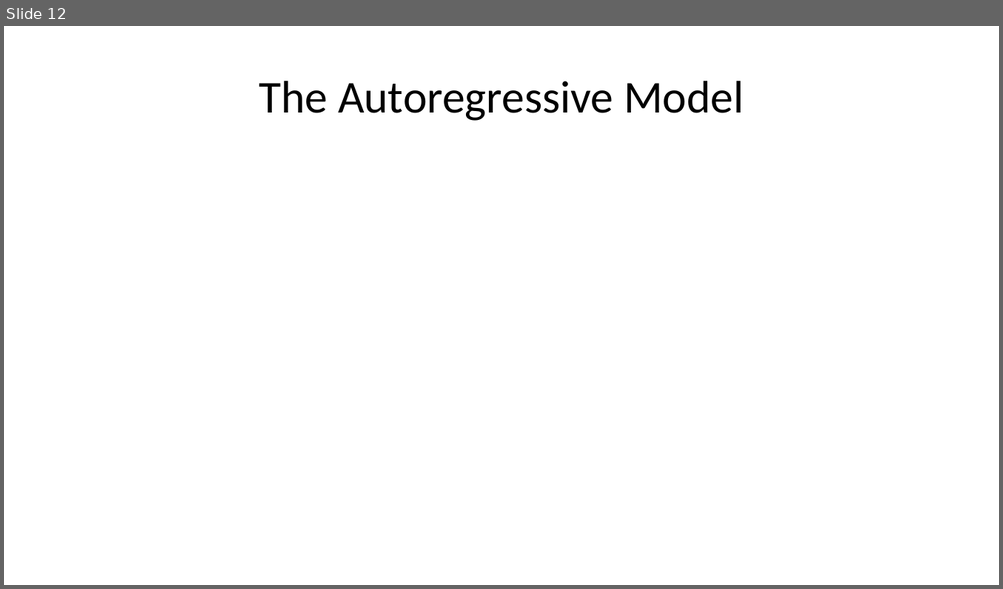
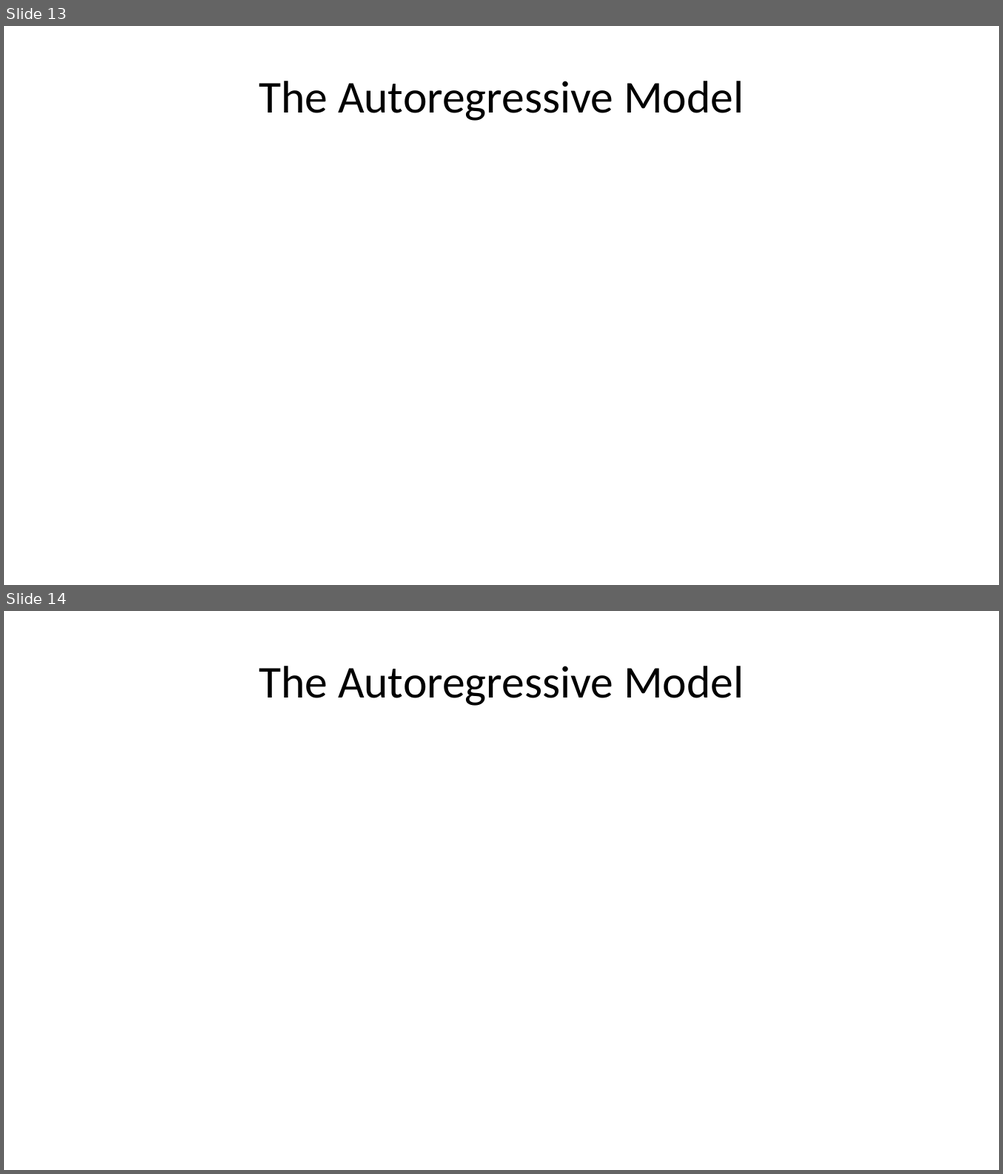
Before and after one commit to StephenElston/CSCI-E-83, a slide deck: LectureSlides/12_IntroductionToTimeSeriesForecasting.pptx. Shown one above the other, each under a label of ours: slide 12 before the commit, slides 13 and 14 after it. The pictures are 1003x589 and 1003x1174 pixels, drawn with LibreOffice and Linux fonts; fonts in the diff are those of the drawing; grey boxes stand for pictures. Boxes give left, top, right and bottom in pixels: in the first picture for what was removed or moved away, otherwise in the second. Text is boxed around its words. In the diff, an @@ line names an element or a change of style, - is before the commit and + after.

```diff
--- a/LectureSlides/12_IntroductionToTimeSeriesForecasting.pptx
+++ b/LectureSlides/12_IntroductionToTimeSeriesForecasting.pptx
@@ slide 14 added at bbox=[4, 611, 999, 1170], background #FFFFFF @@
@@ title added at bbox=[259, 666, 743, 706], 33 pt, text #000000 @@
+The Autoregressive Model
@@ what was slide 12 is now slide 13 @@
```
Also in this commit, not shown: 7 slides changed, 12 other slides added, 5 slides removed.
